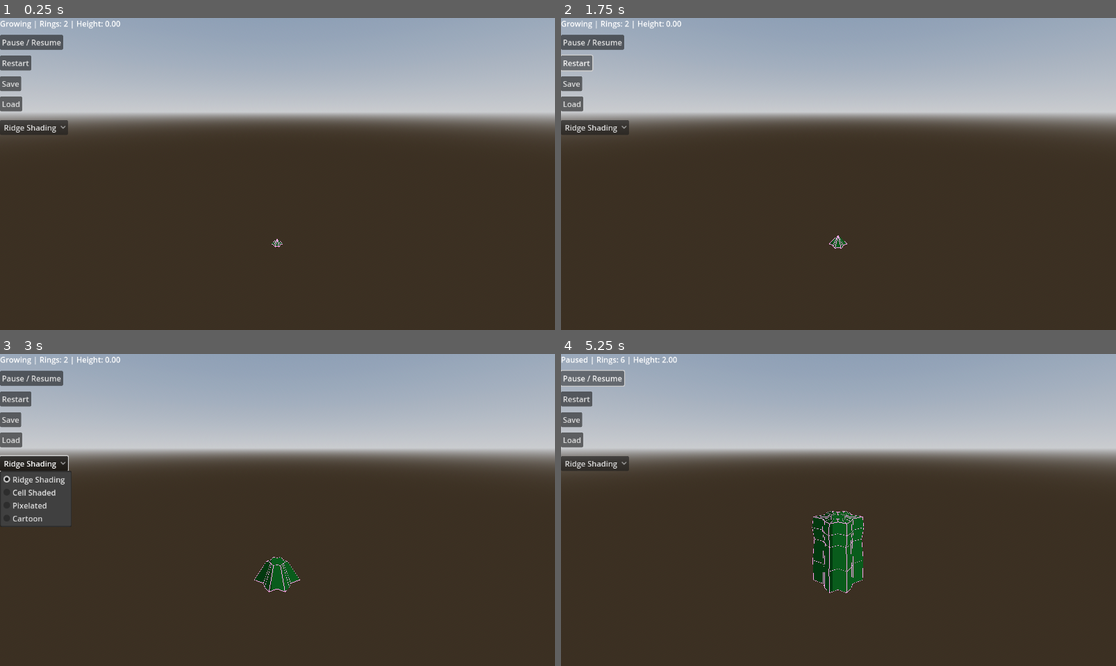
Above: before the commit, frames 1-4 (two rows, left to right).
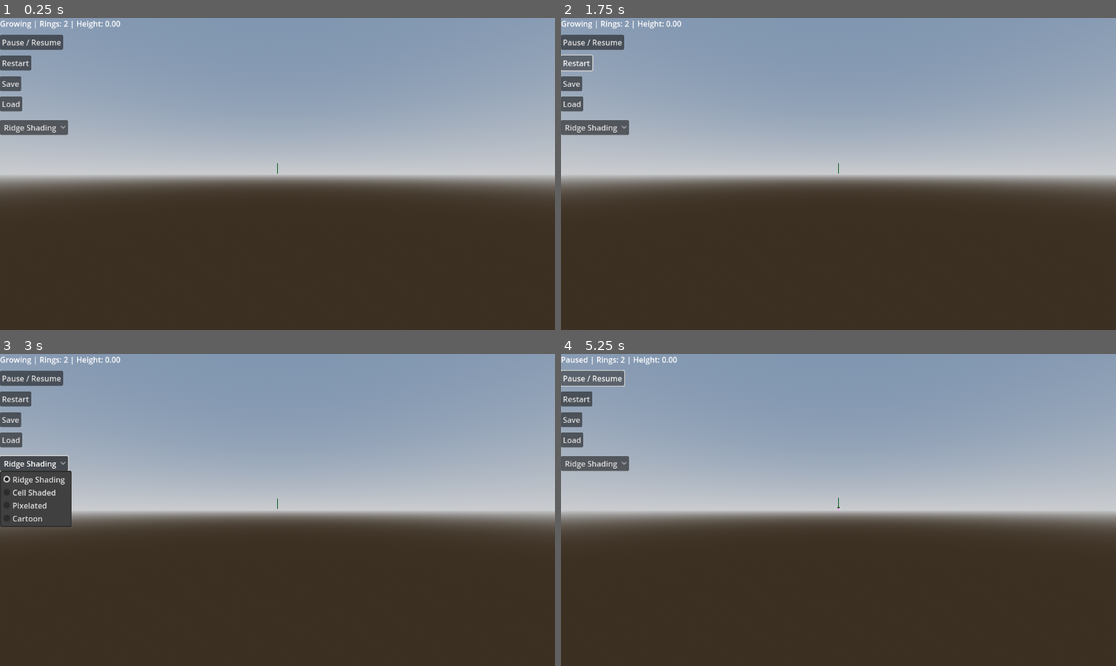
Above: after the commit, the same moments.

Repository: Candec/DesktopPlant
Game: Godot game, scene res://scenes/desktop_plant.tscn
The game is run twice, just before and just after one commit, with the same random seed, the same clock (stepped at 60 frames per second) and the same inputs.
Inputs:
- Up to frame 1 (0.25 s): no input
- Up to frame 2 (1.75 s): click "Restart" at 0.5 s; click "Restart" at 1.25 s
- Up to frame 3 (3 s): click "Restart" at 2 s; click "Ridge Shading" at 2.75 s
- Up to frame 4 (5.25 s): click "Ridge Shading" at 3.5 s; click "Ridge Shading" at 4.25 s; click "Pause / Resume" at 5 s

The runs differ from the first frame. In frame 1, 43% of the frame differs, in the area x 0-100%, y 9-74%; in frame 2, 43%; in frame 3, 41%; in frame 4, 45%, in the area x 0-100%, y 0-77%.

Commit message:
cap is growing too fast and too high

Diff:
--- a/cactus_generator.gd
+++ b/cactus_generator.gd
@@ -1,5 +1,6 @@
 extends Node3D
 
+@export var cactus_growth_speed: float = 1.0  # Overall growth speed of the cactus
 @export var ring_growth_speed: float = 1.0
 @export var ring_rise_speed: float = 2.0
 @export var ring_thickness: float = 0.5
@@ -80,20 +81,23 @@
 	ring.target_y = pos.y
 	ring.center.y = pos.y - ring_distance if delay else pos.y
 	ring.segments_per_point = segments_per_point
-	ring.valley_depth = valley_depth * (1.0 - cactus_height / max_height)
+
+	# Gradual tapering as the cactus grows
+	var height_ratio = cactus_height / max_height
+	if height_ratio > 0.85:  # Start tapering after 85% height
+		var taper_factor = 1.0 - (height_ratio - 0.85) * 4.0  # Reduce radius at the top
+		ring.radius *= taper_factor
+
+	# Smoothly reduce the valley depth at the top
+	if height_ratio > 0.85:
+		var fade = inverse_lerp(0.85, 1.0, height_ratio)
+		ring.valley_depth = valley_depth * (1.0 - fade)
+	else:
+		ring.valley_depth = valley_depth
 
 	if twist_enabled:
 		ring.twist_offset = deg_to_rad(rings.size() * twist_amount)
 
-	if taper_top_enabled:
-		var height_ratio = cactus_height / max_height
-		if height_ratio > taper_start_ratio:
-			var fade = inverse_lerp(taper_start_ratio, 1.0, height_ratio)
-			ring.valley_depth = valley_depth * (1.0 - fade)
-		else:
-			ring.valley_depth = valley_depth
-	else:
-		ring.valley_depth = valley_depth
 	return ring
 
 
@@ -101,15 +105,24 @@
 	for i in range(rings.size()):
 		var ring = rings[i]
 
-		# Smooth rise toward target Y
+		# Smooth rise toward target Y (based on rise speed)
 		if ring.center.y < ring.target_y:
 			ring.center.y = move_toward(ring.center.y, ring.target_y, delta * ring_rise_speed)
 
-		# Grow only if active
-		if ring.active:
-			ring.progress += delta * ring_growth_speed
-			ring.progress = clamp(ring.progress, 0.0, 1.0)
-			ring.radius = ring.progress * ring.thickness
+		# Gradual slowdown at the top of the cactus (as before)
+		var height_ratio = cactus_height / max_height
+		if height_ratio > 0.85:  # After 85% of the cactus height, slow down growth
+			var growth_slowdown = (1.0 - height_ratio) * 0.5  # Adjust slowdown factor
+			ring.progress += delta * cactus_growth_speed * growth_slowdown
+		else:
+			# Regular growth speed for rings (controlled by the new cactus growth speed)
+			ring.progress += delta * cactus_growth_speed
+
+		# Ensure that progress doesn't exceed 1 (prevent overgrowth)
+		ring.progress = min(ring.progress, 1.0)
+
+		# Update radius and apply tapering for the top rings
+		ring.radius = ring.progress * ring.thickness
 
 	# Spawn new ring logic
 	var last = rings[-1]
@@ -126,6 +139,7 @@
 		var curr = rings[i]
 		if not curr.active and prev.progress >= 0.5:
 			curr.active = true
+
 
 
 func _spawn_branch_from(base_ring: RingData):
@@ -182,14 +196,27 @@
 	var verts = last_ring.get_vertices(vertices_per_ring)
 
 	# Create a tip point slightly above the last ring
-	var tip = last_ring.center + Vector3(0, last_ring.thickness * 0.05, 0)
+	var tip = last_ring.center + Vector3(0, last_ring.thickness * 0.01, 0)
 
 	# Generate a triangle fan from the tip to the ring
-	for i in range(vertices_per_ring):
-		var next = (i + 1) % vertices_per_ring
-		st.add_vertex(tip)
-		st.add_vertex(verts[i])
-		st.add_vertex(verts[next])
+	# Only apply the smoothness once the final ring is fully grown (progress == 1.0)
+	if last_ring.progress >= 1.0:
+		for i in range(vertices_per_ring):
+			var next = (i + 1) % vertices_per_ring
+			st.add_vertex(tip)
+			st.add_vertex(verts[i])
+			st.add_vertex(verts[next])
+	else:
+		# If the last ring is still growing, smoothly blend the vertices to avoid hard edges
+		for i in range(vertices_per_ring):
+			var next = (i + 1) % vertices_per_ring
+			# Create a slight interpolation for the tip based on progress
+			var smooth_tip = tip + (Vector3(0, 0.1, 0) * (1.0 - last_ring.progress))
+			st.add_vertex(smooth_tip)
+			st.add_vertex(verts[i])
+			st.add_vertex(verts[next])
+
+
 
 
 func save_cactus(path: String):
--- a/project.godot
+++ b/project.godot
@@ -34,7 +34,6 @@
 left_click={
 "deadzone": 0.2,
 "events": [Object(InputEventMouseButton,"resource_local_to_scene":false,"resource_name":"","device":-1,"window_id":0,"a …(258 unchanged characters)…
-, Object(InputEventKey,"resource_local_to_scene":false,"resource_name":"","device":-1,"window_id":0,"alt_pressed":false,"shift_pressed":false,"ctrl_pressed":false,"meta_pressed":false,"pressed":false,"keycode":0,"physical_keycode":32,"key_label":0,"unicode":32,"location":0,"echo":false,"script":null)
 ]
 }
 right_click={
--- a/scenes/desktop_plant.tscn
+++ b/scenes/desktop_plant.tscn
@@ -21,18 +21,17 @@
 [node name="WorldEnvironment" type="WorldEnvironment" parent="."]
 environment = SubResource("Environment_83b7o")
 
-[node name="Camera" parent="." instance=ExtResource("2_hmyg0")]
-transform = Transform3D(1, 0, 0, 0, 0.956509, 0.291704, 0, -0.291704, 0.956509, 0.00969815, 2.23115, 1.97231)
-script = null
-
 [node name="CactusGenerator" parent="." instance=ExtResource("2_buvum")]
-ring_rise_speed = 0.5
+cactus_growth_speed = 0.005
+ring_rise_speed = 0.005
 thickness_variance = 0.05
 distance_variance = 0.002
 tilt_variance = 0.0
-max_height = 5.0
+max_height = 3.0
 branch_angle_range = 0.0
 flower_probability = 0.0
 segments_per_point = 4
 valley_depth = 0.4
 twist_amount = -15.0
+
+[node name="Camera" parent="." instance=ExtResource("2_hmyg0")]
--- a/scripts/camera.gd
+++ b/scripts/camera.gd
@@ -33,6 +33,7 @@
 		return
 
 func _process(_delta: float) -> void:
+	print("click")
 	# Apply inertia-based rotation if no input is detected
 	if !Input.is_action_pressed("left_click"):
 		rotate_from_mouse_vector(angular_velocity)
